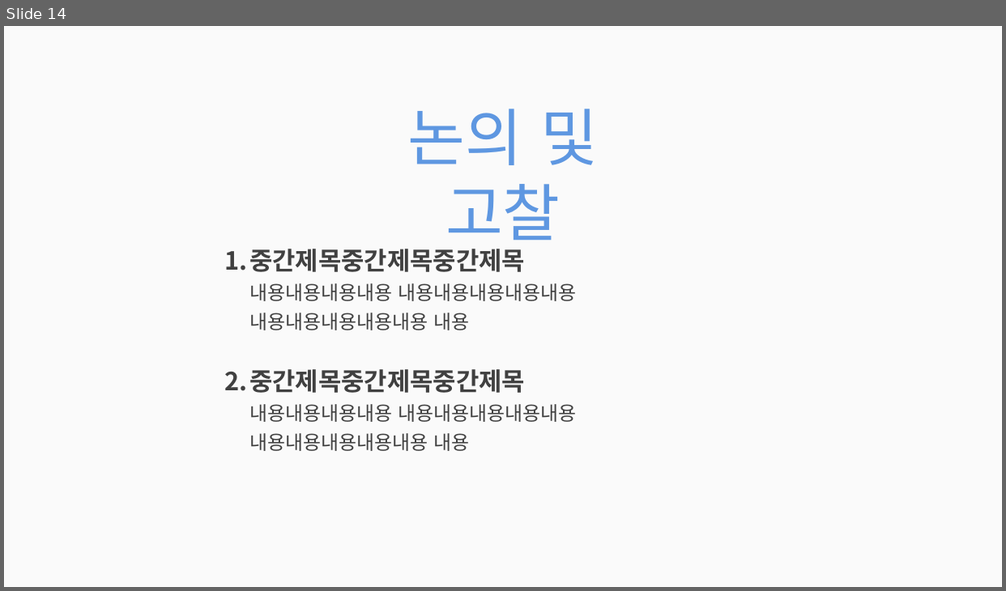
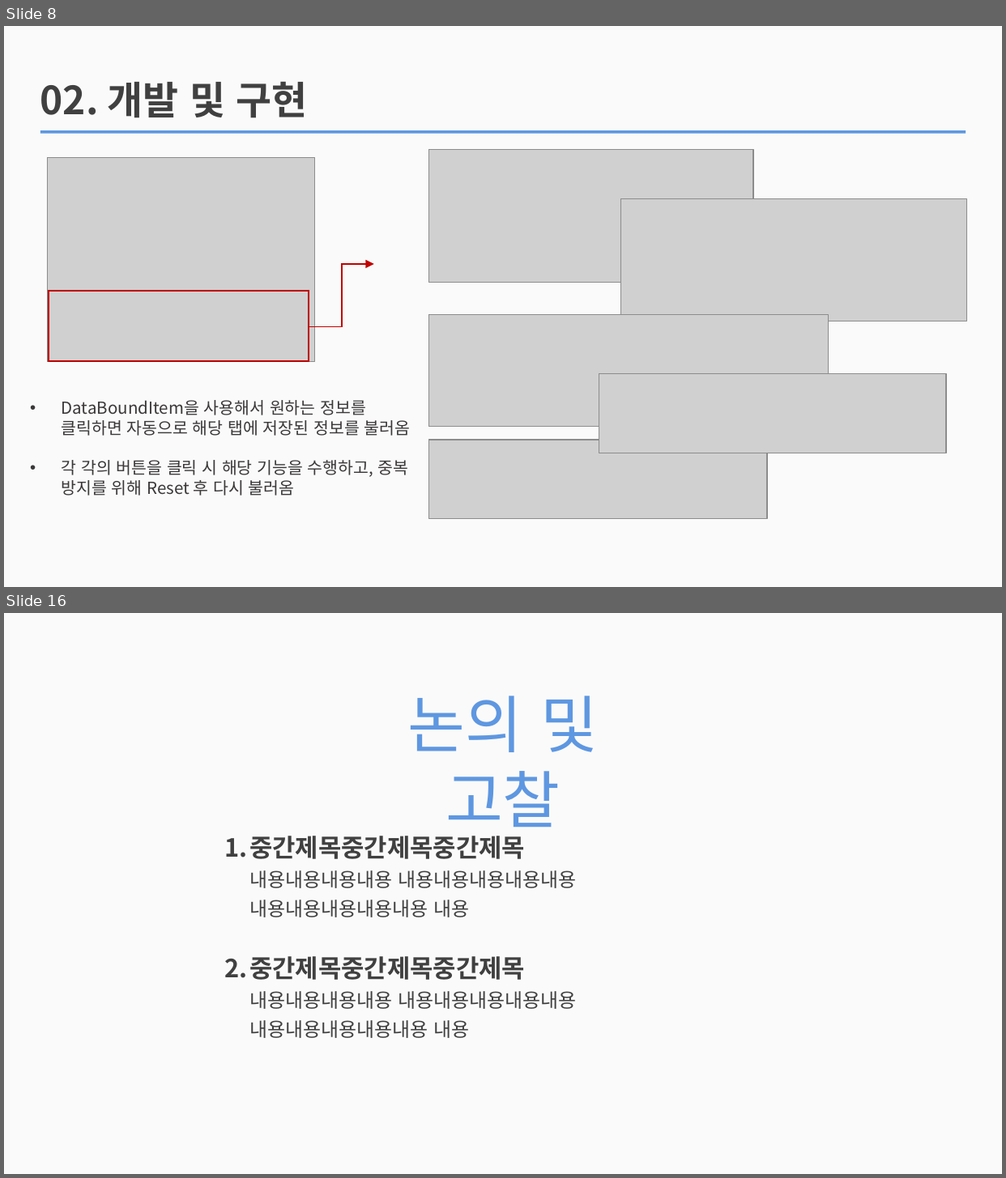
Before and after one commit to jhy0409/teamPrj, a slide deck: PPT/210421_빛창식과 아이들_사진추가본.pptx. Shown one above the other, each under a label of ours: slide 14 before the commit, slides 8 and 16 after it; the slides between them are not shown. The pictures are 1006x591 and 1006x1178 pixels, drawn with LibreOffice and Linux fonts; fonts in the diff are those of the drawing; grey boxes stand for pictures. Boxes give left, top, right and bottom in pixels: in the first picture for what was removed or moved away, otherwise in the second. Text is boxed around its words. In the diff, an @@ line names an element or a change of style, - is before the commit and + after.

```diff
--- a/PPT/210421_빛창식과 아이들_사진추가본.pptx
+++ b/PPT/210421_빛창식과 아이들_사진추가본.pptx
@@ slide 8 added at (4, 26, 1002, 587), background #FAFAFA @@
@@ text added at (40, 81, 307, 118), 28 pt, text #404040, bold @@
+02. 개발 및 구현
@@ rectangle added at (40, 130, 965, 134), fill #5E97E1 @@
@@ picture added at (47, 158, 314, 362) @@
@@ picture added at (429, 150, 753, 283) @@
@@ picture added at (620, 199, 966, 322) @@
@@ elbow arrow added from (309, 327) to (374, 264), #C00000 1 pt @@
@@ rectangle added at (49, 292, 309, 362), outline #C00000 1 pt @@
@@ picture added at (429, 314, 829, 426) @@
@@ picture added at (599, 374, 946, 453) @@
@@ text added at (62, 400, 411, 496), 12 pt, text #3B3838 @@
+• DataBoundItem을 사용해서 원하는 정보를 클릭하면 자동으로 해당 탭에 저장된 정보를 불러옴
+• 각 각의 버튼을 클릭 시 해당 기능을 수행하고, 중복 방지를 위해 Reset 후 다시 불러옴
@@ picture added at (429, 440, 767, 520) @@
@@ what was slide 14 is now slide 16 @@
```
Also in this commit, not shown: 2 slides changed, 11 other slides added, 10 slides removed.
